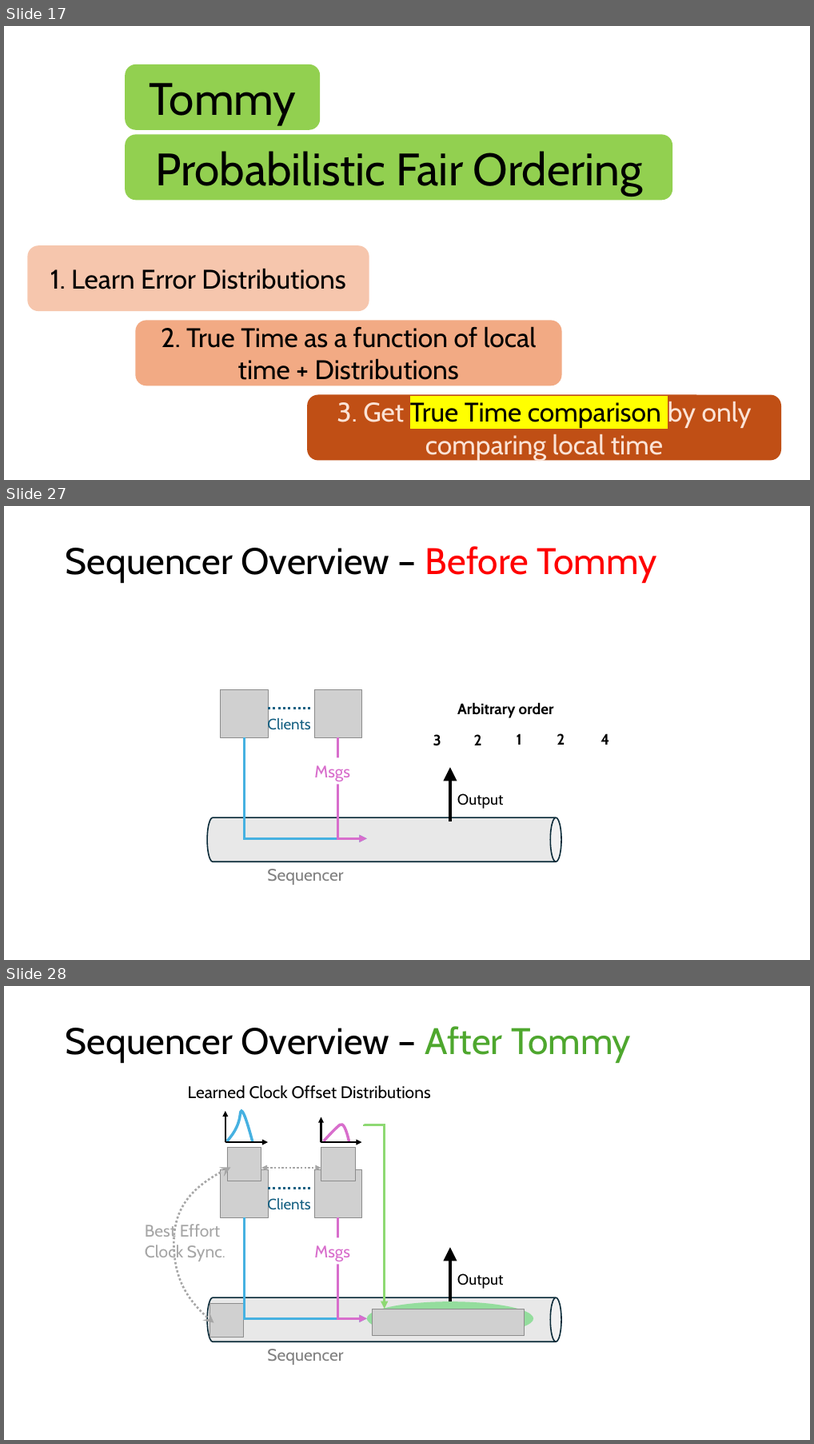
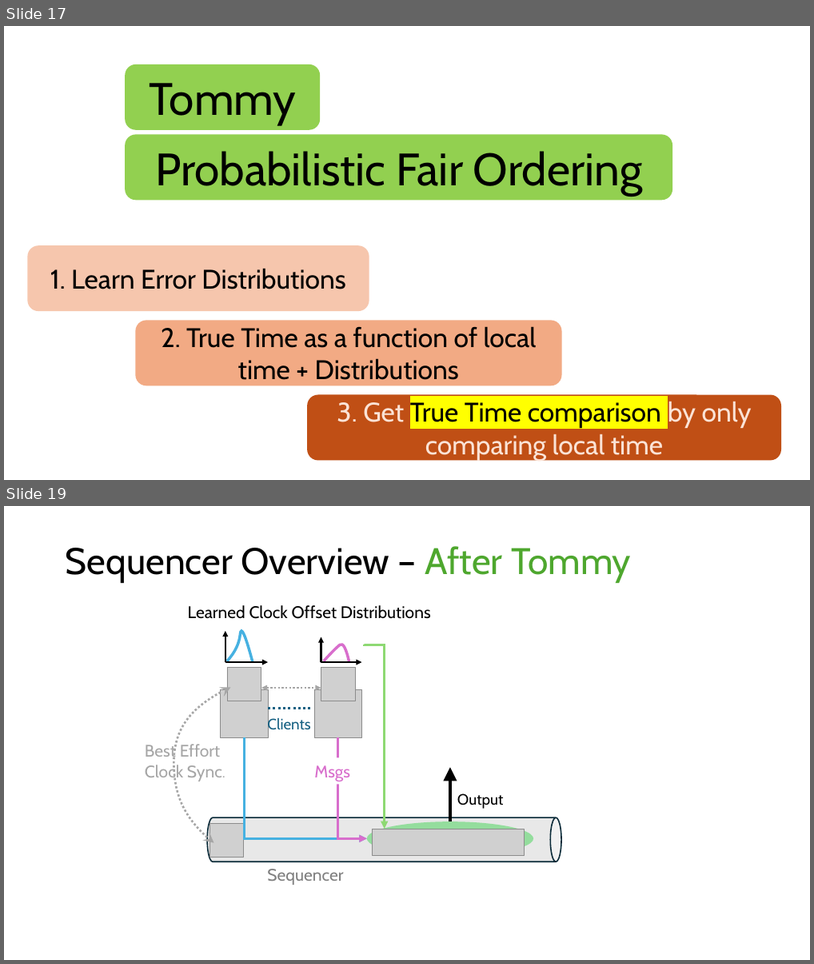
Before and after one commit to HaseebLUMS/Onyx-Presentation, a slide deck: tommy_hotnets_v2.pptx. Shown one above the other, each under a label of ours: slides 17, 27 and 28 before the commit, slides 17 and 19 after it; the slides between them are not shown. The pictures are 814x1444 and 814x964 pixels, drawn with LibreOffice and Linux fonts; fonts in the diff are those of the drawing; grey boxes stand for pictures. Boxes give left, top, right and bottom in pixels: in the first picture for what was removed or moved away, otherwise in the second. Text is boxed around its words. In the diff, an @@ line names an element or a change of style, - is before the commit and + after.

```diff
--- a/tommy_hotnets_v2.pptx
+++ b/tommy_hotnets_v2.pptx
@@ slide 27 removed at [4, 506, 810, 960], background #FFFFFF @@
@@ title removed at [66, 546, 658, 582] @@
-Sequencer Overview – Before Tommy
@@ picture removed at [221, 690, 268, 738] @@
@@ picture removed at [314, 690, 362, 738] @@
@@ text removed at [267, 716, 310, 733] @@
-Clients
@@ line removed from (268, 708) to (310, 708) @@
@@ text removed at [458, 702, 554, 718] @@
-Arbitrary order
@@ elbow arrow removed from (244, 737) to (367, 838) @@
@@ elbow arrow removed from (338, 737) to (367, 838) @@
@@ text removed at [434, 734, 442, 746] @@
-3
@@ text removed at [474, 734, 482, 745] @@
-2
@@ text removed at [517, 733, 522, 744] @@
-1
@@ text removed at [557, 733, 565, 744] @@
-2
@@ text removed at [601, 733, 610, 744] @@
-4
@@ text removed at [314, 765, 350, 781] @@
-Msgs
@@ arrow removed from (450, 821) to (450, 768) @@
@@ text removed at [458, 793, 503, 808] @@
-Output
@@ cylinder removed at [207, 817, 562, 861] @@
@@ text removed at [267, 868, 343, 884] @@
-Sequencer
@@ what was slide 28 is now slide 19 @@
```
Also in this commit, not shown: 9 slides changed, 7 slides added, 14 other slides removed.
